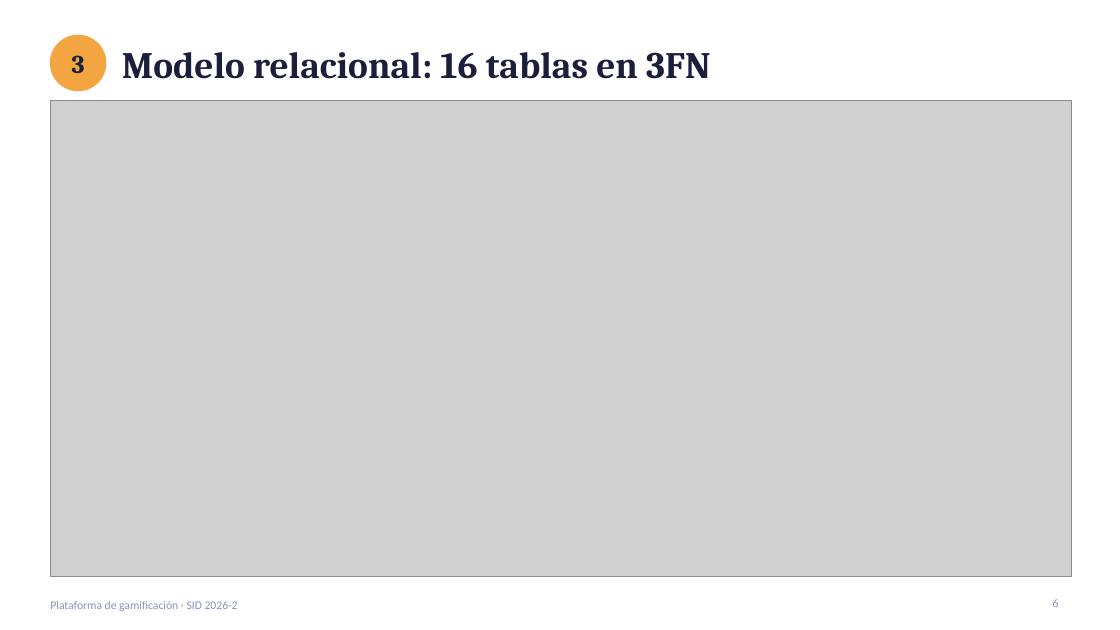
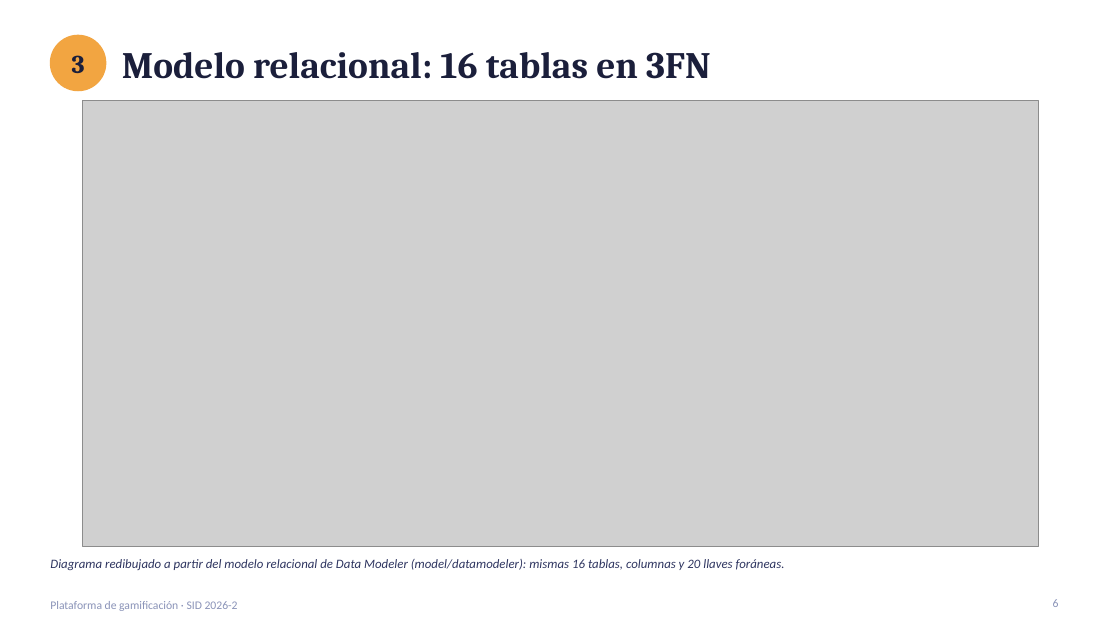
Before and after one commit to JOSED235/SID_202610_PensamientoComputacional, a slide deck: slide 6 of doc/sustentacion/Sustentacion_SID_PensamientoComputacional.pptx. Drawn at 1120x630 pixels with LibreOffice and Linux fonts; fonts in the diff are those of the drawing; grey boxes stand for pictures. Boxes give left, top, right and bottom in pixels: in the first picture for what was removed or moved away, otherwise in the second. Text is boxed around its words. In the diff, an @@ line names an element or a change of style, - is before the commit and + after.

Commit message:
Revision final de la sustentacion: presentacion, guion y justificaciones
- Presentacion: SQL real de R2 y R5, graficas de metricas separadas, caso
  original, notacion y fuente de los diagramas, firmas PL/SQL y una sola
  decision validada de IAG
- Guion: tabla de ajustes con su justificacion y defensa de las decisiones
  (SCORE.professor_id historico, diagramas redibujados de Data Modeler, HU-09)
- normalizacion_3FN y modelo_relacional: justificacion coherente de
  SCORE.professor_id
- Bitacora de prompts con la revision final
- Enunciado del proyecto (SID_Proyecto_2026-2.docx)

```diff
--- a/doc/sustentacion/Sustentacion_SID_PensamientoComputacional.pptx
+++ b/doc/sustentacion/Sustentacion_SID_PensamientoComputacional.pptx
@@ picture: place and size @@
-picture at bbox=[50, 101, 1071, 576]
+picture at bbox=[83, 101, 1038, 546]
@@ text added at bbox=[50, 559, 785, 570], 11 pt, text #2E3560, italic @@
+Diagrama redibujado a partir del modelo relacional de Data Modeler (model/datamodeler): mismas 16 tablas, columnas y 20 llaves foráneas.
```
Also in this commit, not shown: 7 other slides changed, 5 other files.
